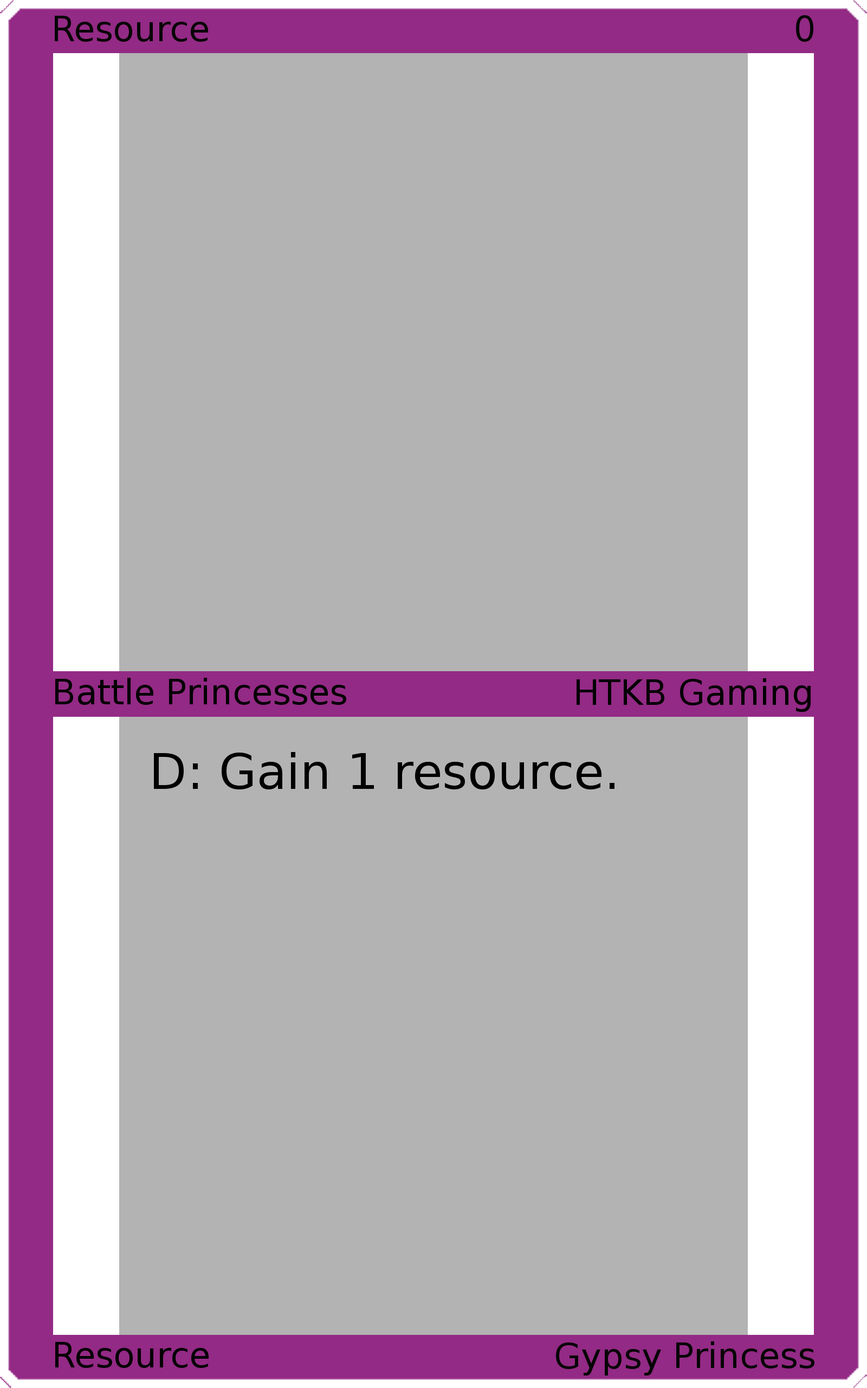
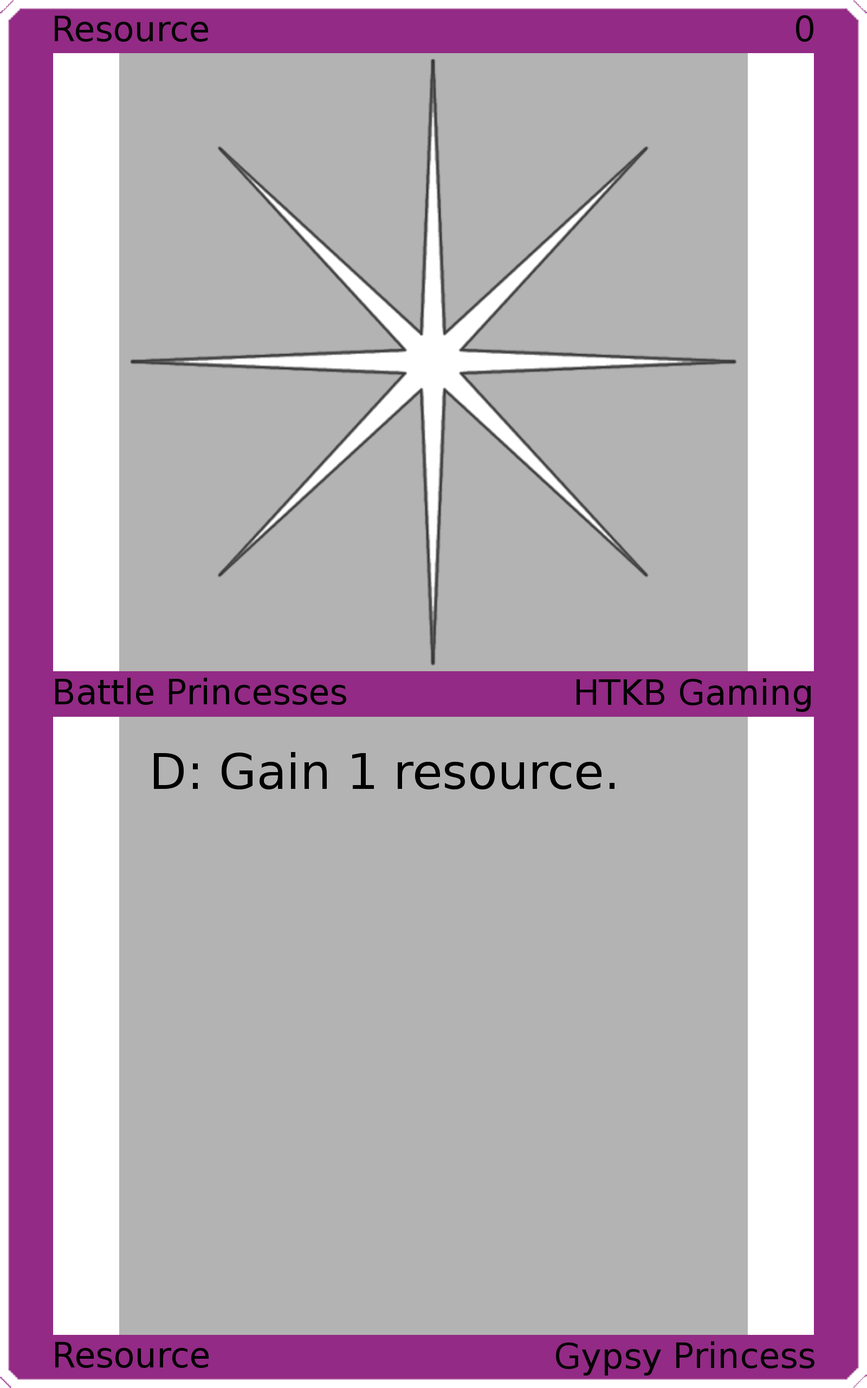
Layered file, before and after one edit (867px x 1388px). Changes by layer:
added layer "Art" above "Top Background" over (129, 57, 738, 666)
